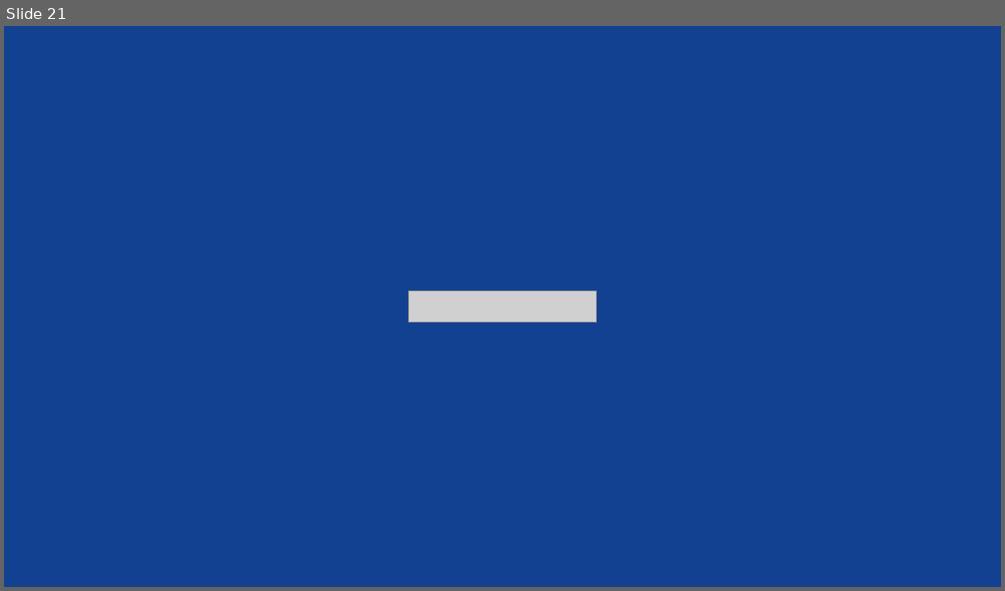
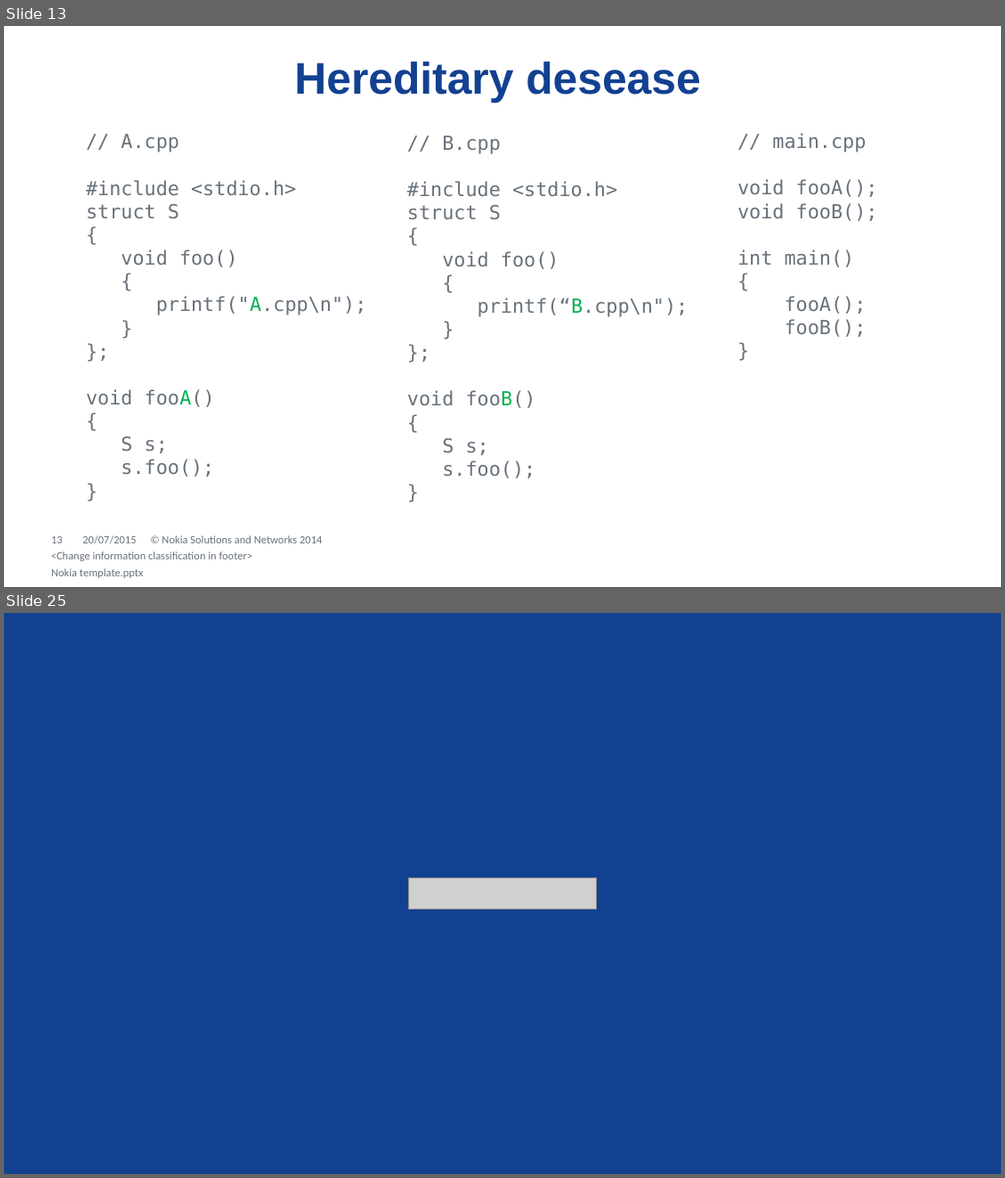
Before and after one commit to dendibakh/Linker, a slide deck: Diving into C++ linker.pptx. Shown one above the other, each under a label of ours: slide 21 before the commit, slides 13 and 25 after it; the slides between them are not shown. The pictures are 1005x591 and 1005x1178 pixels, drawn with LibreOffice and Linux fonts; fonts in the diff are those of the drawing; grey boxes stand for pictures; background and template pictures are left out. Boxes give left, top, right and bottom in pixels: in the first picture for what was removed or moved away, otherwise in the second. Text is boxed around its words. In the diff, an @@ line names an element or a change of style, - is before the commit and + after.

```diff
--- a/Diving into C++ linker.pptx
+++ b/Diving into C++ linker.pptx
@@ slide 13 added at [4, 26, 1001, 587], background #FFFFFF @@
@@ line added from (50, 26) to (50, 587), #FFFFFF 0.25 pt @@
@@ line added from (948, 26) to (948, 587), #FFFFFF 0.25 pt @@
@@ line added from (4, 57) to (1001, 57), #FFFFFF 0.25 pt @@
@@ title added at [294, 62, 700, 103], 32 pt, text #124191, bold @@
+Hereditary desease
@@ line added from (4, 91) to (1001, 91), #FFFFFF 0.25 pt @@
@@ line added from (4, 119) to (1001, 119), #FFFFFF 0.25 pt @@
@@ line added from (1001, 144) to (4, 144), #FFFFFF 0.25 pt @@
@@ text added at [86, 134, 501, 476], 14 pt, text #68717A @@
+  // A.cpp
+  #include <stdio.h>
+  struct S
+  {
+  void foo()
+  {
+  printf("A.cpp\n");
+  }
+  };
+  void fooA()
+  {
+  S s;
+  s.foo();
+  }
@@ text added at [407, 135, 688, 478], 14 pt, text #68717A @@
+  // B.cpp
+  #include <stdio.h>
+  struct S
+  {
+  void foo()
+  {
+  printf(“B.cpp\n");
+  }
+  };
+  void fooB()
+  {
+  S s;
+  s.foo();
+  }
@@ text added at [737, 133, 878, 337], 14 pt, text #68717A @@
+  // main.cpp
+  void fooA();
+  void fooB();
+  int main()
+  {
+  fooA();
+  fooB();
+  }
@@ line added from (1001, 506) to (4, 506), #FFFFFF 0.25 pt @@
@@ line added from (4, 534) to (1001, 534), #FFFFFF 0.25 pt @@
@@ page number added at [51, 536, 63, 543], 8 pt, text #68717A @@
+13
@@ text added at [51, 551, 253, 561], 8 pt, text #68717A @@
+<Change information classification in footer>
@@ text added at [82, 535, 136, 544], 8 pt, text #68717A @@
+20/07/2015
@@ text added at [162, 535, 322, 543], 8 pt, text #68717A @@
+© Nokia Solutions and Networks 2014
@@ line added from (4, 563) to (1001, 563), #FFFFFF 0.25 pt @@
@@ text added at [51, 568, 144, 578], 8 pt, text #68717A @@
+Nokia template.pptx
@@ what was slide 21 is now slide 25 @@
```
Also in this commit, not shown: 18 slides changed, 6 other slides added, 3 slides removed, 14 other files.
